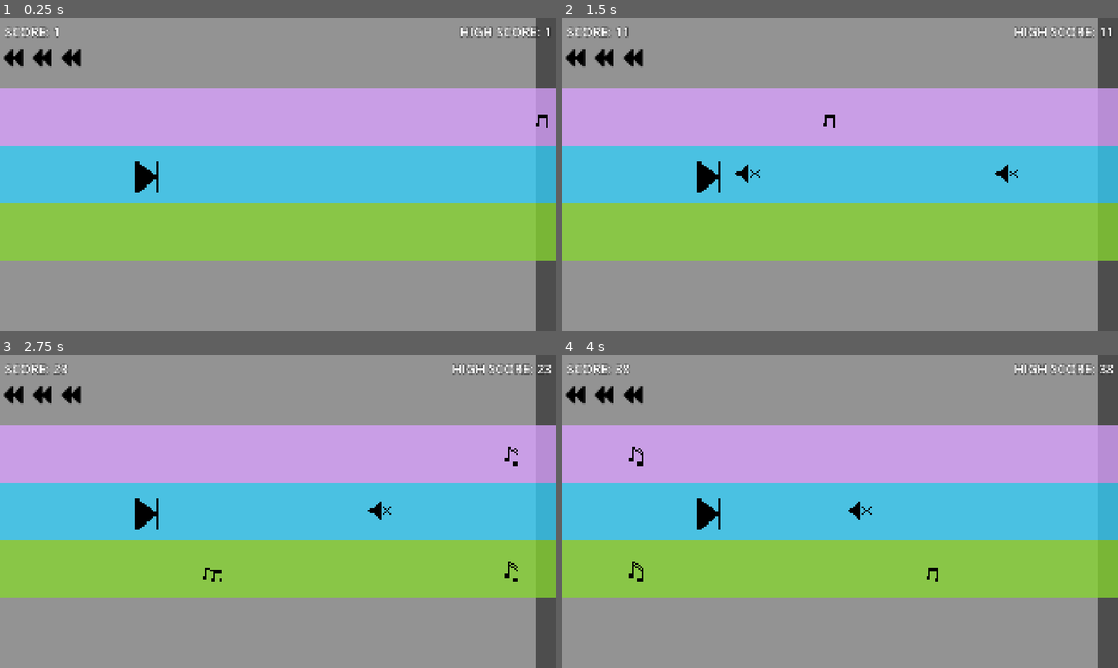
Above: before the commit, frames 1-4 (two rows, left to right).
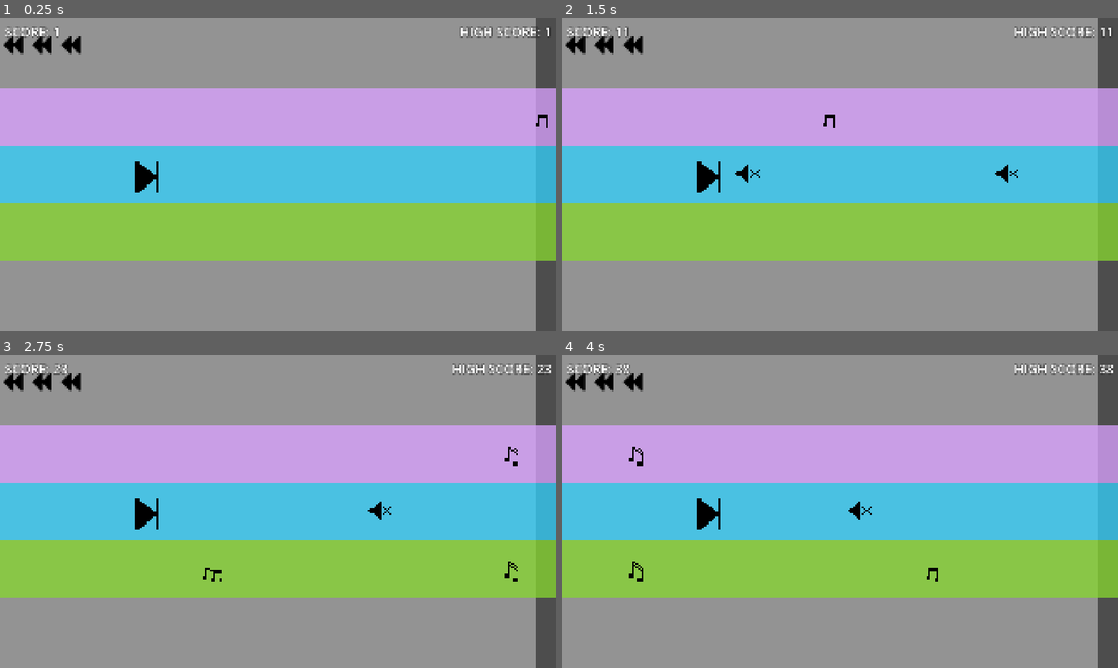
Above: after the commit, the same moments.

Repository: chorwat2137/haven-2026
Game: Godot game, scene res://scenes/main.tscn
Same seed, same stepped clock (60 frames per second), same inputs: the game is played once before the commit and once after it.
Inputs:
- Up to frame 1 (0.25 s): no input
- Up to frame 2 (1.5 s): tap Enter (ui_accept) at 0.5, 0.77 s; hold Right (ui_right) from 0.53 s (still down); tap Space (shoot) at 0.6, 1.35 s
- Up to frame 3 (2.75 s): tap Enter (ui_accept) at 1.52 s; release Right (ui_right) at 2.03 s; hold Left (ui_left) from 2.03 s (still down); tap Space (shoot) at 2.1 s
- Up to frame 4 (4 s): release Left (ui_left) at 2.78 s; hold Right (ui_right) from 2.78 s (still down); tap Space (shoot) at 2.85, 3.6 s; tap Enter (ui_accept) at 3.02, 3.77 s

The runs differ from the first frame. In frame 1, 0.7% of the frame differs, in the area x 0-15%, y 5-16%; in frame 2, 0.7%; in frame 3, 0.7%; in frame 4, 0.7%.

Commit message:
działa znikania hp i jest powiązane z graczem

Diff:
--- a/scenes/main.tscn
+++ b/scenes/main.tscn
@@ -10,9 +10,6 @@
 [node name="Node" type="Node" unique_id=839730489]
 process_mode = 1
 script = ExtResource("1_0wfyh")
-
-[node name="heart_spawner" type="Marker2D" parent="." unique_id=588003124]
-position = Vector2(42, 95)
 
 [node name="AudioStreamPlayer" type="AudioStreamPlayer" parent="." unique_id=1628355729]
 stream = ExtResource("2_tbgi4")
@@ -61,4 +58,7 @@
 offset_right = 951.0
 offset_bottom = 540.0
 
+[node name="heart_spawner" type="Marker2D" parent="Player" unique_id=588003124]
+position = Vector2(-458, -445)
+
 [node name="HUD" parent="." unique_id=1111737151 instance=ExtResource("6_tefeu")]
--- a/scripts/main.gd
+++ b/scripts/main.gd
@@ -12,7 +12,6 @@
 var sp6_scene = preload("res://scenes/sp6.tscn")
 var sp7_scene = preload("res://scenes/sp7.tscn")
 var sp8_scene = preload("res://scenes/sp8.tscn")
-var hp = preload("res://scenes/hp.tscn")
 
 var lane_positions: Array[float] = []
 var obstacle_types := [triola_scene, pocisk_scene, sp1_scene, sp2_scene, sp3_scene, sp4_scene, sp5_scene, sp6_scene, sp7_scene, sp8_scene]
@@ -42,7 +41,6 @@
 
 
 func _ready() -> void:
-	add_hearts()
 
 	speed = START_SPEED
 	screen_size = get_viewport().get_visible_rect().size
@@ -85,18 +83,6 @@
 	$HUD.get_node("HighScoreLabel").text = "HIGH SCORE: " + str(int(high_score/100))
 	$HUD.get_node("ScoreLabel").text = "SCORE: " + str(int(score/100))
 
-func add_hearts():
-	for i in range(3):
-		var h = hp.instantiate()
-		h.global_position = Vector2(
-			$heart_spawner.position.x + 100 * i,
-			$heart_spawner.position.y
-		)
-
-		add_child(h)
-		hp_on_screen.append(h)
-		print("dodano hp")
-
 
 func generate_obs():
 	if obstacles.is_empty() or last_obs == null or last_obs.position.x < score + min_distance:
@@ -131,8 +117,7 @@
 func hit_obs(body):
 	if body.name == "Player" and invincible == false:
 		body.hp -= 1
-		if hp_on_screen[body.hp]:
-			hp_on_screen[body.hp].queue_free()
+		$Player.hp_on_screen[body.hp].queue_free()
 
 	if body.hp <= 0:
 		game_over = true
--- a/scripts/player_control.gd
+++ b/scripts/player_control.gd
@@ -10,6 +10,8 @@
 var can_shoot: bool = true
 var shoot_timer = Timer.new()
 var shoot_delay: float = 0.5
+var hp_t = preload("res://scenes/hp.tscn")
+var hp_on_screen: Array = []
 
 func shoot():
 	if can_shoot:
@@ -39,6 +41,20 @@
 
 	# Start in the middle lane
 	position.y = lane_positions[current_lane]
+	add_hearts()
+
+
+func add_hearts():
+	for i in range(3):
+		var h = hp_t.instantiate()
+		h.global_position = Vector2(
+			$heart_spawner.position.x + 100 * i,
+			$heart_spawner.position.y
+		)
+
+		add_child(h)
+		hp_on_screen.append(h)
+		print("dodano hp")
 
 
 func _process(delta: float) -> void:
